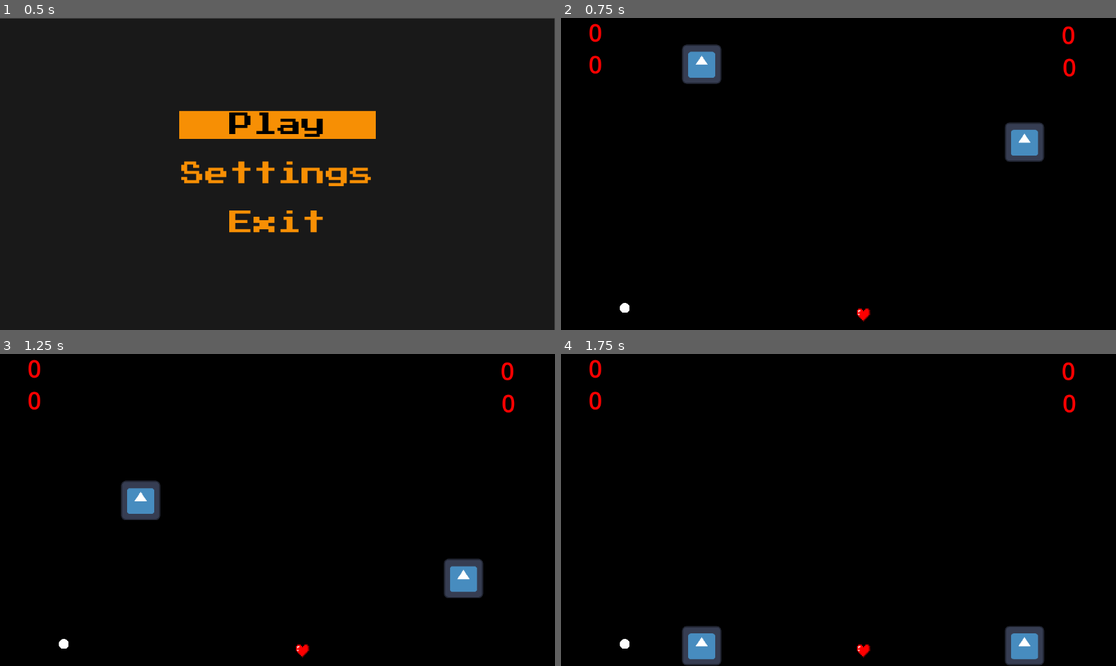
Above: before the commit, frames 1-4 (two rows, left to right).
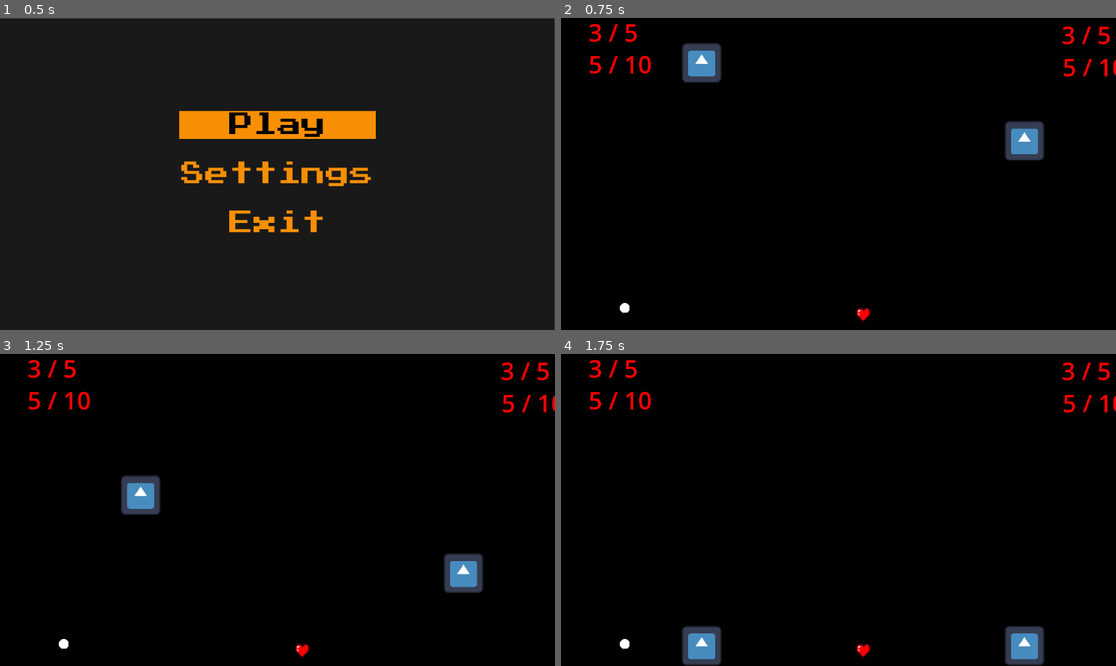
Above: after the commit, the same moments.

Repository: Jakub-Stankiewicz/platformer
Game: Godot game, scene res://scenes/menu.tscn
The game is run twice, just before and just after one commit, with the same random seed, the same clock (stepped at 60 frames per second) and the same inputs. The engine's default icon, where the game draws it, is replaced by a stand-in: a white triangle on a blue panel in a dark square.
Inputs (mouse positions are in pixels of both pictures, inside the frame that each line leads up to):
- Up to frame 1 (0.5 s): no input
- Up to frame 2 (0.75 s): click "Play" at 0.5 s
- Up to frame 3 (1.25 s): no input
- Up to frame 4 (1.75 s): tap Enter at 1.25 s; move the mouse to (960, 494) at 1.27 s

Frame 1 is identical in both runs. In frame 2, 1.0% of the frame differs, in the area x 5-100%, y 1-47%; in frame 3, 1.7%, in the area x 5-100%, y 1-79%; in frame 4, 0.7%.

Commit message:
Sprite'y

Diff:
--- a/scripts/character.gd
+++ b/scripts/character.gd
@@ -1,8 +1,8 @@
 extends CharacterBody2D
 
 @onready var projectile_scene = preload("res://scenes/projectile.tscn")
+@onready var game = get_node("/root/Game")  # dopasuj ścieżkę jeśli masz inaczej
 
-#@export var player_id: int
 @export var player_id: int = 1
 
 var speed = 300.0
@@ -20,6 +20,49 @@
 var previous_jump_pressed = false
 var previous_shoot_pressed = false
 
+var max_health: int = 5
+var current_health: int = 3
+
+
+func _ready():
+	update_health_label()
+	update_ammo_label()
+
+	if $Hitbox:
+		$Hitbox.connect("body_entered", Callable(self, "_on_body_entered"))
+
+	# Podłącz sygnał z Game do aktualizacji życia
+	if game:
+		game.connect("lives_updated", Callable(self, "_on_lives_updated"))
+
+
+func _physics_process(delta: float) -> void:
+	if not is_on_floor():
+		velocity += get_gravity() * delta
+	else:
+		jump_count = 0
+
+	for device_id in player_devices.keys():
+		if player_devices[device_id] != player_id:
+			continue
+
+		var axis_x = Input.get_joy_axis(device_id, JOY_AXIS_LEFT_X)
+		direction = 1.0 if axis_x > 0 else -1.0 if axis_x < 0 else direction
+		velocity.x = direction * speed if abs(axis_x) > 0.1 else move_toward(velocity.x, 0, speed)
+
+		var jump_pressed = Input.is_joy_button_pressed(device_id, JOY_BUTTON_B)
+		if jump_pressed and not previous_jump_pressed:
+			if jump_count < max_jump_count:
+				jump()
+		previous_jump_pressed = jump_pressed
+
+		var shoot_pressed = Input.is_joy_button_pressed(device_id, JOY_BUTTON_A)
+		if shoot_pressed and not previous_shoot_pressed:
+			shoot(direction)
+		previous_shoot_pressed = shoot_pressed
+
+	move_and_slide()
+
 
 func shoot(shooting_direction):
 	if current_ammo <= 0:
@@ -35,7 +78,14 @@
 	else:
 		projectile.direction = Vector2.RIGHT
 	projectile.global_position = global_position + (projectile.direction * 60)
+	projectile.owner = self
 	get_tree().current_scene.add_child(projectile)
+
+
+func jump():
+	jump_count += 1
+	velocity.y = jump_velocity
+
 
 func update_ammo_label():
 	var label_name = "ammoP%d" % player_id
@@ -44,67 +94,30 @@
 	label.text = "%d / %d" % [current_ammo, max_ammo]
 
 
-func jump():
-	jump_count += 1
-	velocity.y = jump_velocity
+func update_health_label():
+	var label_name = "player_%d_lives" % player_id
+	var label_path = "Arena/" + label_name
+	var label = get_tree().root.get_node(label_path)
+	label.text = "%d / %d" % [current_health, max_health]
 
 
-func _process(delta: float) -> void:
-
-	# Add the gravity.
-	if not is_on_floor():
-		velocity += get_gravity() * delta
-	else:
-		jump_count = 0
-
-	for device_id in player_devices.keys():
-		if player_devices[device_id] != player_id:
-			continue
-
-		var axis_x = Input.get_joy_axis(device_id, JOY_AXIS_LEFT_X)
-		direction = 1.0 if axis_x > 0 else -1.0 if axis_x < 0 else direction
-		velocity.x = direction * speed if abs(axis_x) > 0.1 else move_toward(velocity.x, 0, speed)
-
-		# Jump button edge detection
-		var jump_pressed = Input.is_joy_button_pressed(device_id, JOY_BUTTON_B)
-
-		if jump_pressed and not previous_jump_pressed:
-			if jump_count < max_jump_count:
-				jump()
-		previous_jump_pressed = jump_pressed
-
-		# Shoot button edge detection
-		var shoot_pressed = Input.is_joy_button_pressed(device_id, JOY_BUTTON_A)
-
-		if shoot_pressed and not previous_shoot_pressed:
-			shoot(direction)
-		previous_shoot_pressed = shoot_pressed
+func _on_body_entered(body):
+	if body.is_in_group("projectiles"):
+		if body.owner != self:
+			# Zamiast remove_health wywołaj update_lives w Game
+			if game:
+				game.update_lives(player_id, -1)
+			body.queue_free()
 
 
-
-	move_and_slide()
-
-# #HEALTH
-# var max_health: int = 5
-# var current_health: int = 3
+func _on_lives_updated(updated_player_id: int, lives: int):
+	if updated_player_id == player_id:
+		current_health = lives
+		update_health_label()
+		if current_health <= 0:
+			die()
 
 
-# func add_health(amount: int):
-# 	current_health = min(current_health + amount, max_health)
-# 	print("HP:", current_health)
-# 	update_health_label()
-
-# func add_ammo(amount: int):
-# 	current_ammo = min(current_ammo + amount, max_ammo)
-# 	update_ammo_label()
-
-
-# func update_health_label():
-# 	var label_name = "player_%d_lives" % player_id
-# 	var label_path = "Arena/" + label_name
-# 	var label = get_tree().root.get_node(label_path)
-# 	label.text = "%d / %d" % [current_health, max_health]
-
-# func _ready():
-# 	update_health_label()
-# 	update_ammo_label()
+func die():
+	print("Gracz %d zginął!" % player_id)
+	# Tu możesz dodać respawn lub inne efekty
